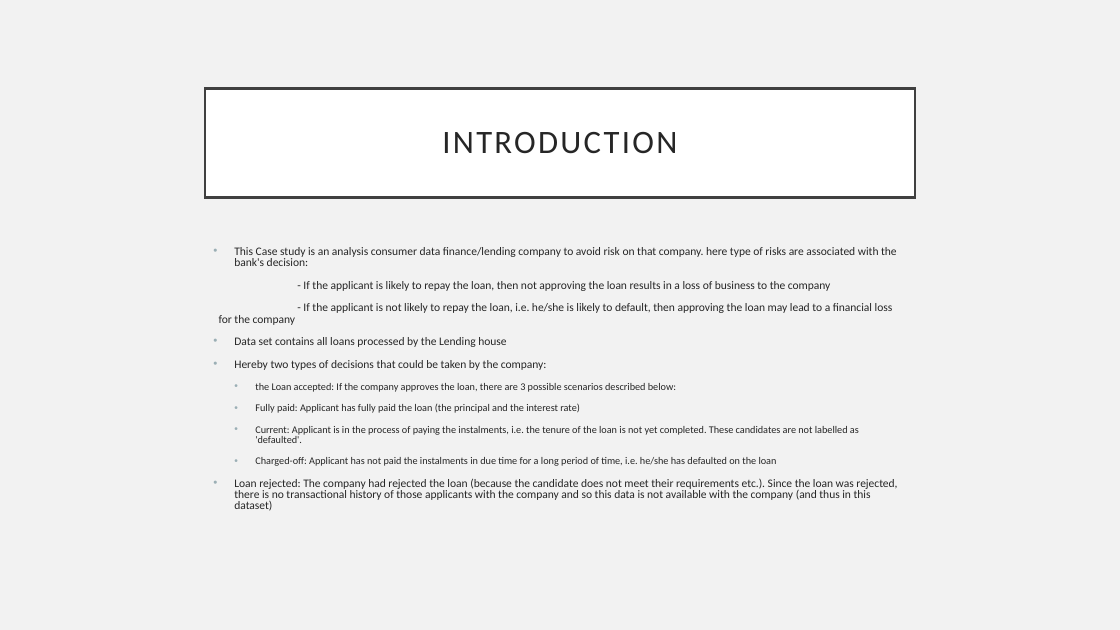
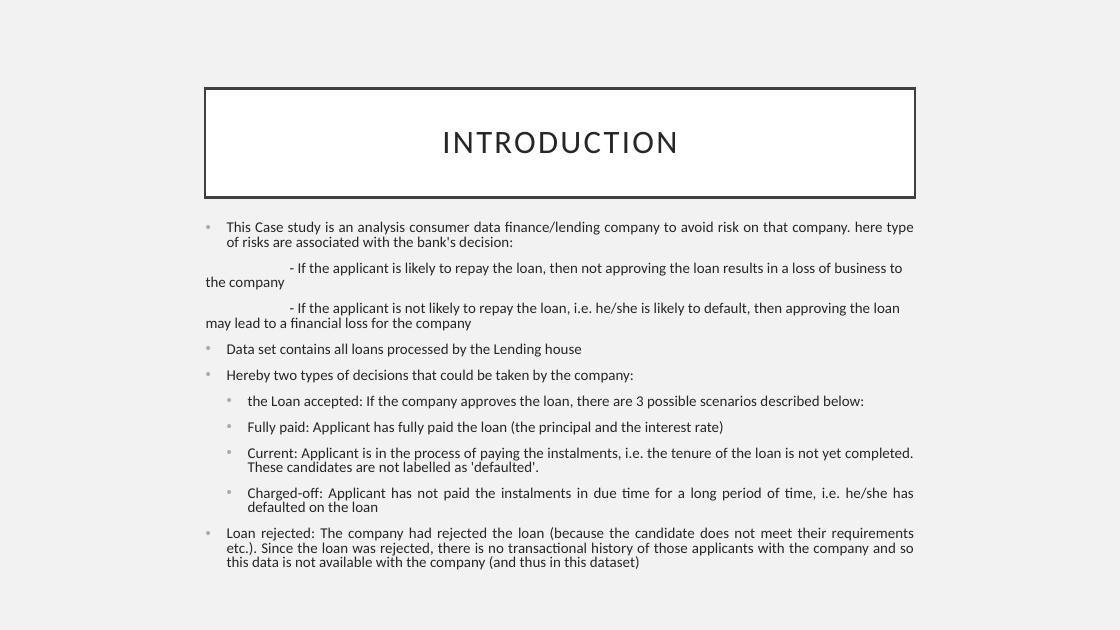
Before and after one commit to itsmaru/upgrad.lendingclub, a slide deck: slide 2 of Yesy Nur Sanndah.pptx. Drawn at 1120x630 pixels with LibreOffice and Linux fonts; fonts in the diff are those of the drawing. Boxes give left, top, right and bottom in pixels: in the first picture for what was removed or moved away, otherwise in the second. Text is boxed around its words. In the diff, an @@ line names an element or a change of style, - is before the commit and + after.

```diff
--- a/Yesy Nur Sanndah.pptx
+++ b/Yesy Nur Sanndah.pptx
@@ text "This Case study is an ...": place and size @@
-text "This Case study is an ..." at bbox=[234, 247, 897, 511]
+text "This Case study is an ..." at bbox=[206, 221, 914, 570]
@@ text "This Case study is an ..." at bbox=[206, 221, 914, 570]: size 9.9 to 12.8 pt in "This Case study is an analysis consumer ...", "- If the applicant is likely to ...", "- If the applicant is not likely ...", "Data set contains all loans processed by ..." and 2 more places; size 8.8 to 12.8 pt in "the Loan accepted: If the company approves ...", "Fully paid: Applicant has fully paid the ...", "Current: Applicant is in the process of ...", "Charged-off: Applicant has not paid the instalments ..."; alignment left to justified @@
```
Also in this commit, not shown: 3 other slides changed.
